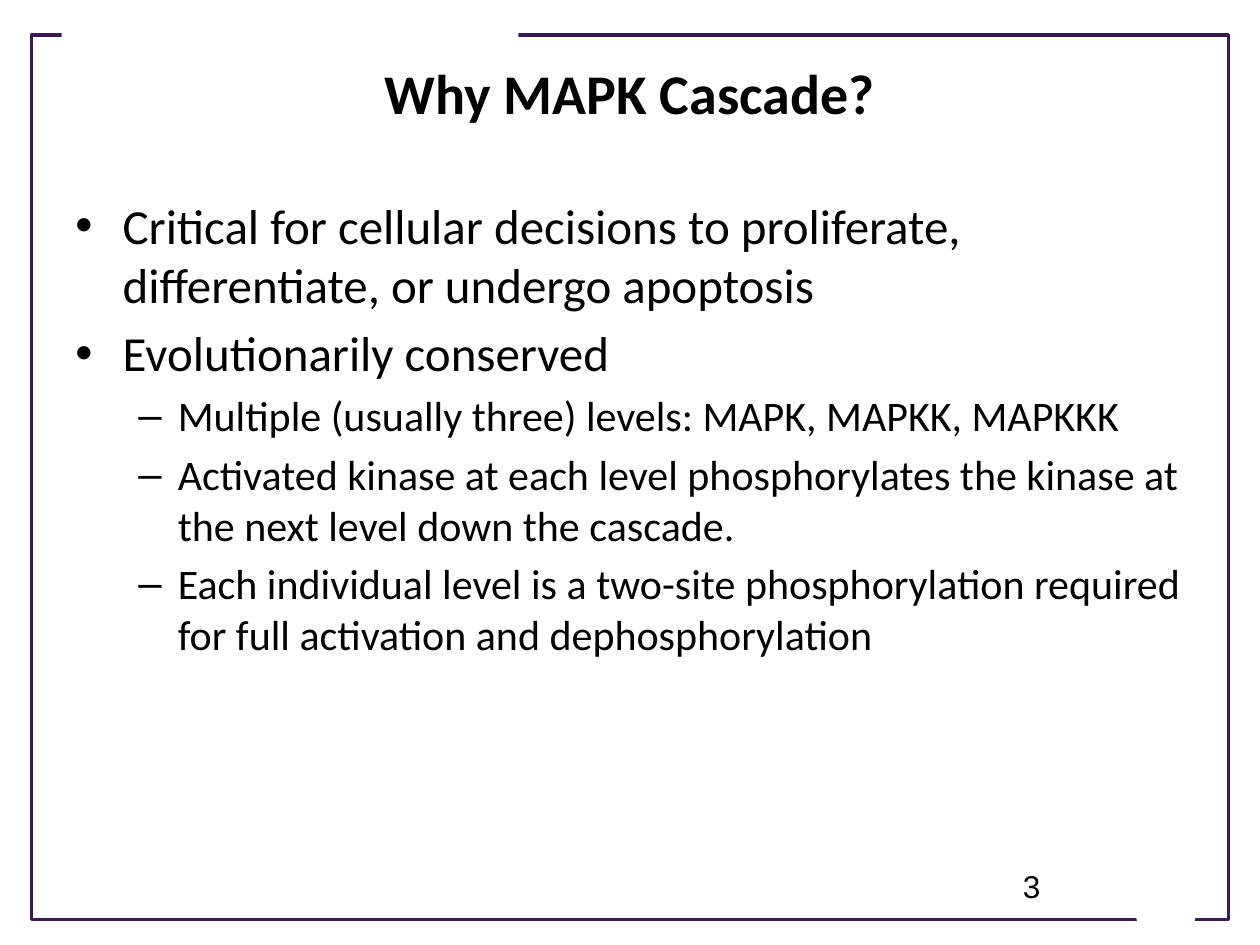
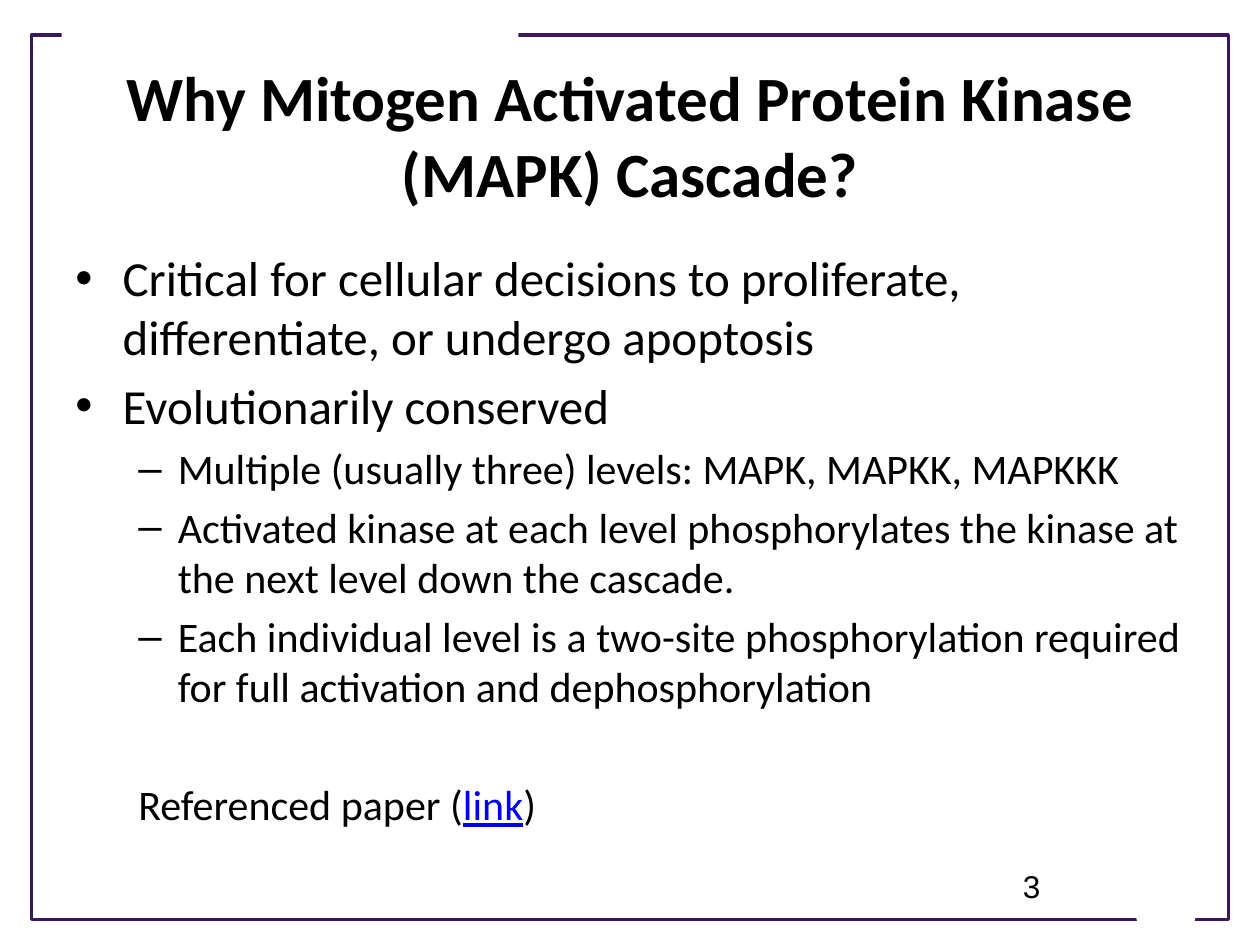
Before and after one commit to ModelEngineering/advancing-biomedical-models, a slide deck: slide 3 of lectures/lecture_13/Lecture_13_Modeling_Case_Study.pptx. Drawn at 1260x945 pixels with LibreOffice and Linux fonts; fonts in the diff are those of the drawing; background and template pictures are left out. Boxes give left, top, right and bottom in pixels: in the first picture for what was removed or moved away, otherwise in the second. Text is boxed around its words. In the diff, an @@ line names an element or a change of style, - is before the commit and + after.

```diff
--- a/lectures/lecture_13/Lecture_13_Modeling_Case_Study.pptx
+++ b/lectures/lecture_13/Lecture_13_Modeling_Case_Study.pptx
@@ title at (126,76,1132,207): text changed; size 32 to 36 pt @@
-Why MAPK Cascade?
+Why Mitogen Activated Protein Kinase (MAPK) Cascade?
@@ text "Critical for cellular decisions to ...": place and size @@
-text "Critical for cellular decisions to ..." at (123,210,1180,657)
+text "Critical for cellular decisions to ..." at (123,262,1180,827)
@@ text at (138,789,536,827): paragraph added @@
+  Referenced paper (link)
```
Also in this commit, not shown: 2 other slides changed, 3 slides removed, 1 other file.
